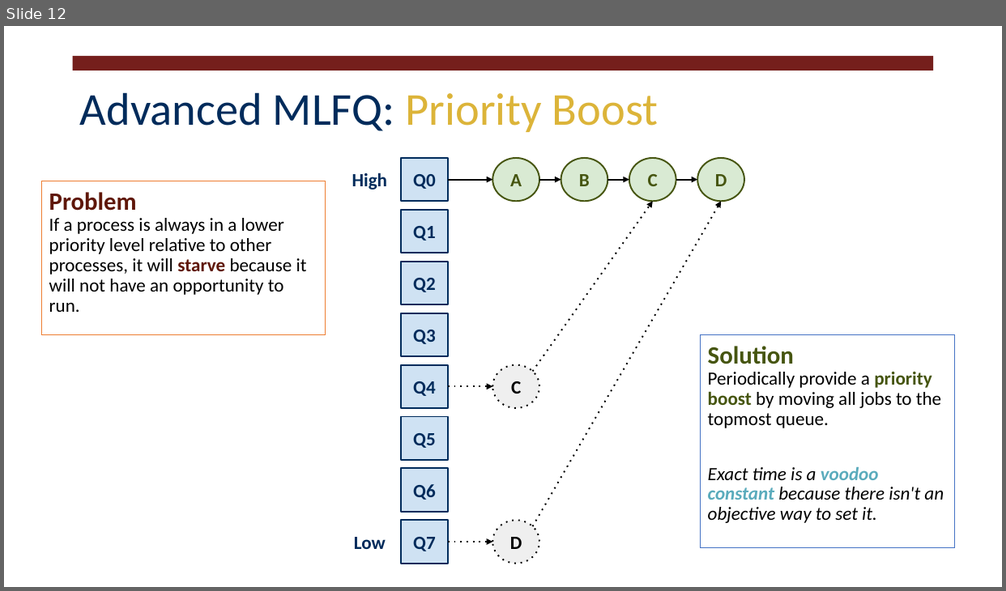
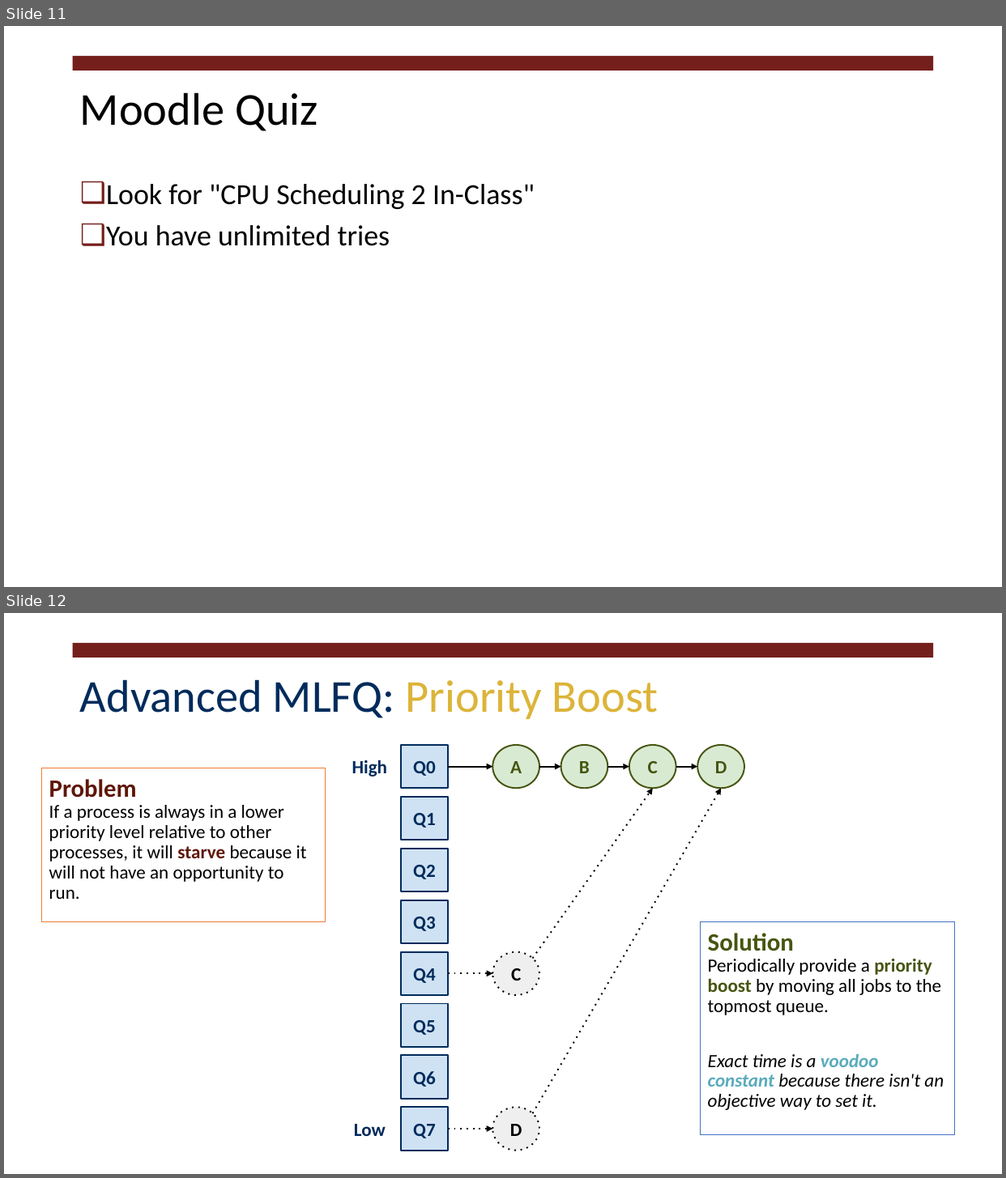
Before and after one commit to RHIT-CSSE/csse332, a slide deck: ClassMaterials/CPU_Scheduling2/CPUScheduling2.pptx. Shown one above the other, each under a label of ours: slide 12 before the commit, slides 11 and 12 after it. The pictures are 1006x591 and 1006x1178 pixels, drawn with LibreOffice and Linux fonts; fonts in the diff are those of the drawing. Boxes give left, top, right and bottom in pixels: in the first picture for what was removed or moved away, otherwise in the second. Text is boxed around its words. In the diff, an @@ line names an element or a change of style, - is before the commit and + after.

Commit message:
updated with link to quiz

```diff
--- a/ClassMaterials/CPU_Scheduling2/CPUScheduling2.pptx
+++ b/ClassMaterials/CPU_Scheduling2/CPUScheduling2.pptx
@@ slide 11 added at (4,26,1002,587), background #FFFFFF; not listed: 1 template element that a slide beside it also shows @@
@@ title added at (80,92,318,131), 44 pt, text #000000 @@
+Moodle Quiz
@@ text added at (106,184,535,246), 28 pt, text #000000 @@
+❑ Look for "CPU Scheduling 2 In-Class"
+❑ You have unlimited tries
```
Also in this commit, not shown: 1 slide changed, 1 slide removed, 3 other files.
